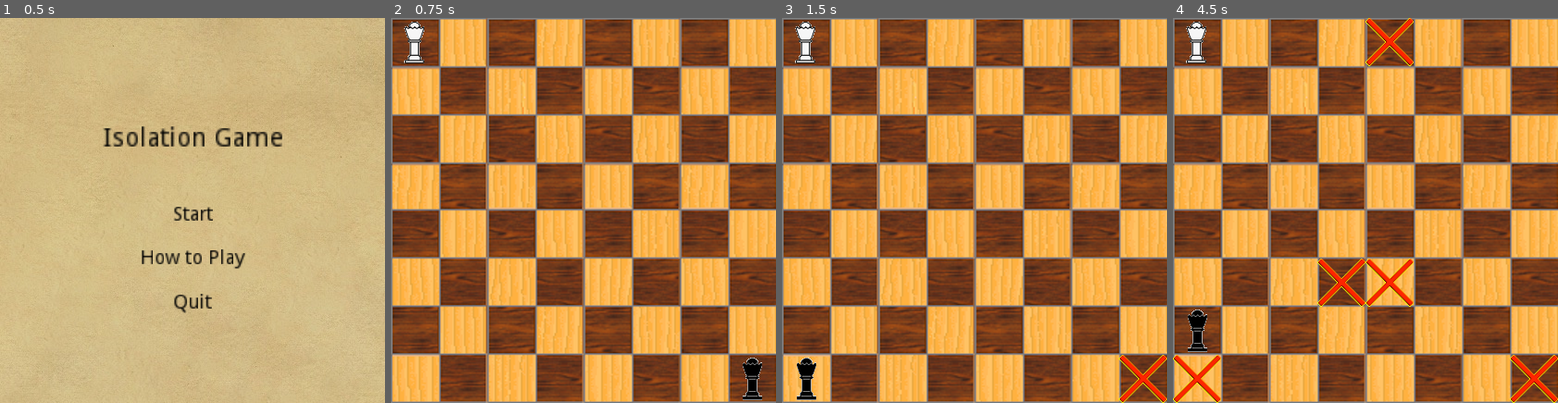
Above: before the commit, frames 1-4 (left to right).
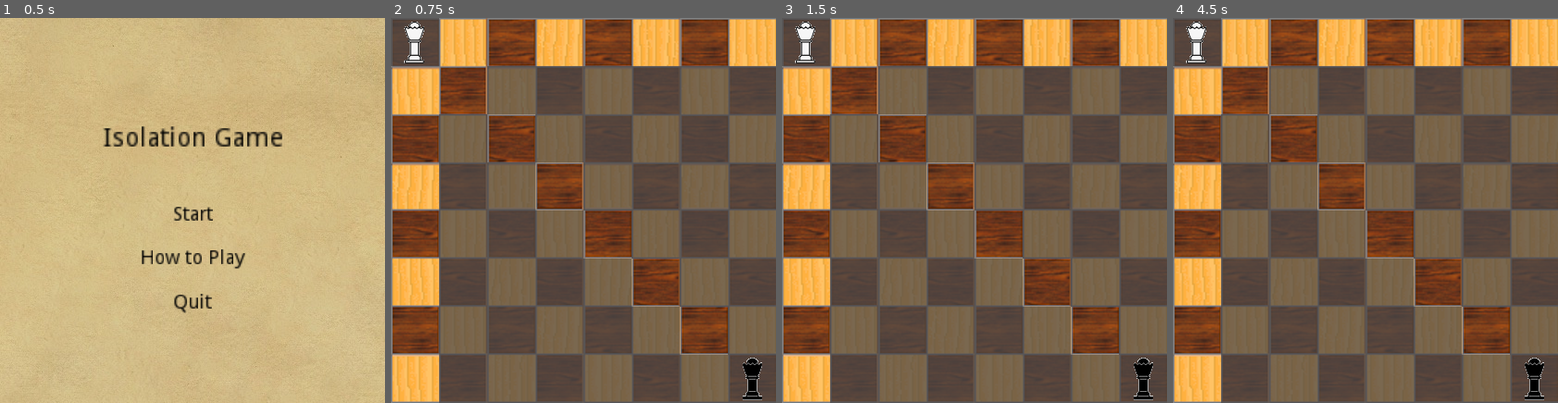
Above: after the commit, the same moments.

Repository: jmsato/IsolationGame
Game: Godot game, scene res://Scenes/Root.tscn
Two runs of this game, one before a commit and one after it. Both use one fixed random seed, a clock stepped at 60 frames per second and the inputs below.
Inputs (mouse positions are in pixels of both pictures, inside the frame that each line leads up to):
- Up to frame 1 (0.5 s): no input
- Up to frame 2 (0.75 s): click "Start" at 0.5 s
- Up to frame 3 (1.5 s): tap Enter at 1.25 s; move the mouse to (1059, 191) at 1.27 s; click (1059, 191) at 1.35 s
- Up to frame 4 (4.5 s): tap Space at 2, 3.5 s; move the mouse to (1288, 229) at 2.02 s; click (1288, 229) at 2.1 s; tap Enter at 2.75, 4.25 s; move the mouse to (1404, 125) at 2.77 s; click (1404, 125) at 2.85 s; move the mouse to (1346, 287) at 3.52 s; click (1346, 287) at 3.6 s; move the mouse to (1481, 268) at 4.27 s; click (1481, 268) at 4.35 s

Frame 1 is identical in both runs. In frame 2, 67% of the frame differs, in the area x 0-100%, y 0-100%; in frame 3, 68%; in frame 4, 69%.

Commit message:
Shows possible player moves

Diff:
--- a/Scenes/Board/BoardTile.tscn
+++ b/Scenes/Board/BoardTile.tscn
@@ -1,11 +1,18 @@
-[gd_scene load_steps=3 format=2]
+[gd_scene load_steps=4 format=2]
 
 [ext_resource path="res://Scripts/BoardTile.gd" type="Script" id=1]
+[ext_resource path="res://images/shader.png" type="Texture" id=2]
 [ext_resource path="res://images/X.png" type="Texture" id=3]
 
 [node name="BoardTile" type="Node2D"]
 script = ExtResource( 1 )
 
+[node name="Shader" type="Sprite" parent="."]
+visible = false
+modulate = Color( 0.294118, 0.282353, 0.282353, 0.737255 )
+texture = ExtResource( 2 )
+centered = false
+
 [node name="X" type="Sprite" parent="."]
 visible = false
 texture = ExtResource( 3 )
--- a/Scripts/Board.gd
+++ b/Scripts/Board.gd
@@ -17,8 +17,8 @@
 var Agent
 
 func _ready():
-	generate_tiles() #Generates the tiles of the board
-	generate_players() #Generates the queen players
+	generateTiles() #Generates the tiles of the board
+	generatePlayers() #Generates the queen players
 	Player = get_node("/root/Game/Board/QueenW")
 	Agent = get_node("/root/Game/Board/QueenB")
 	currentStateNode = get_node("/root/Game/CurrentState")
@@ -44,10 +44,10 @@
 #		print("Current State: " + String(currentState.state))
 		if player_types[currentPlayer] == player1type:
 			get_tree().get_root().set_disable_input(false) #player can move during their turn
+			var availableActions = currentState.getPlayerActions()
+			showAvailablePlayerMoves(availableActions)
 			if Input.is_action_just_pressed("ui_move"):
 				print("Button pressed")
-				var availableActions = currentState.getPlayerActions()
-				print("Player actions: " + String(availableActions))
 				var eventTileX = int(get_viewport().get_mouse_position().x / dimension)
 				var eventTileY = int(get_viewport().get_mouse_position().y / dimension)
 				var playerTileIndex = int(eventTileY * BOARD_DIMENSIONS.y + eventTileX)
@@ -60,7 +60,8 @@
 					currentState.doMove("player", playerTileIndex)
 					playerTile.remove_piece()
 					Player.move(Vector2(xCoord, yCoord))
-				currentPlayer = (currentPlayer + 1)
+					hideTileShaders()
+					currentPlayer = (currentPlayer + 1)
 				print(currentPlayer)
 		else:
 			get_tree().get_root().set_disable_input(true) #player cannot move while it is the ai's turn
@@ -76,9 +77,8 @@
 			agentTile.remove_piece()
 			Agent.move(Vector2(xCoord, yCoord))
 			currentPlayer = 0
-#	pass
 
-func generate_tiles():
+func generateTiles():
 	for y in range(BOARD_DIMENSIONS.y):
 		for x in range(BOARD_DIMENSIONS.x):
 			var new_tile = load("res://Scenes/Board/BoardTile.tscn").instance()
@@ -86,9 +86,18 @@
 			new_tile.set_tile_position(Vector2(x, y) * dimension)
 			tiles.append(new_tile)
 
-func generate_players():
+func generatePlayers():
 	var white = load("res://Scenes/Queens/QueenW.tscn").instance()
 	add_child(white)
 	var black = load("res://Scenes/Queens/QueenB.tscn").instance()
 	black.move(Vector2(7,7) * dimension)
 	add_child(black)
+
+func showAvailablePlayerMoves(availableMoves):
+	for i in range(0, tiles.size()):
+		if !availableMoves.has(i):
+			tiles[i].get_node("Shader").visible = true
+
+func hideTileShaders():
+	for tile in tiles:
+		tile.get_node("Shader").visible = false
--- a/Scripts/IsolationState.gd
+++ b/Scripts/IsolationState.gd
@@ -13,7 +13,7 @@
 	const BOARD_DIMENSIONS = Vector2(8,8)
 
 	func init():
-		self.playerJustMoved = 'ai' #player always goes first
+		self.playerJustMoved = 'agent' #player always goes first
 		self.playerIndex = 0
 		self.agentIndex = 63
 		self.state.resize(64)
@@ -54,7 +54,7 @@
 				state[agentIndex] = 3 #Mark space as used
 				state[position] = 2
 				agentIndex = position
-				playerJustMoved = 'ai'
+				playerJustMoved = 'agent'
 		return self
 
 	func getActions(index):
@@ -134,6 +134,6 @@
 		return score
 
 	func didPlayerWin():
-		if getPlayerActions().size() == 0:
-			return true
-		return false
+		if playerJustMoved.match("agent"):
+			return false
+		return true
Binary file added: images/shader.png
Not shown, added: images/shader.png.import
